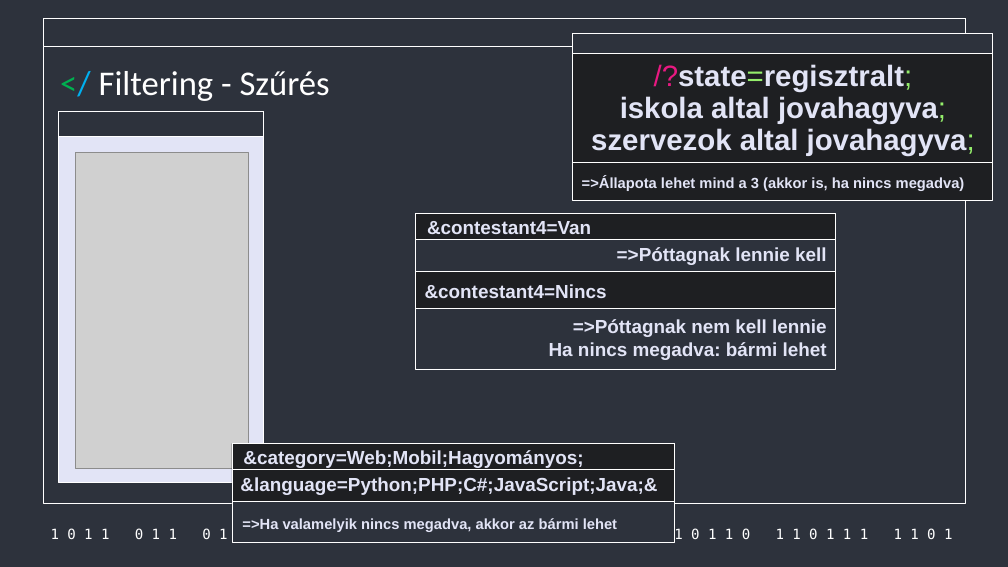
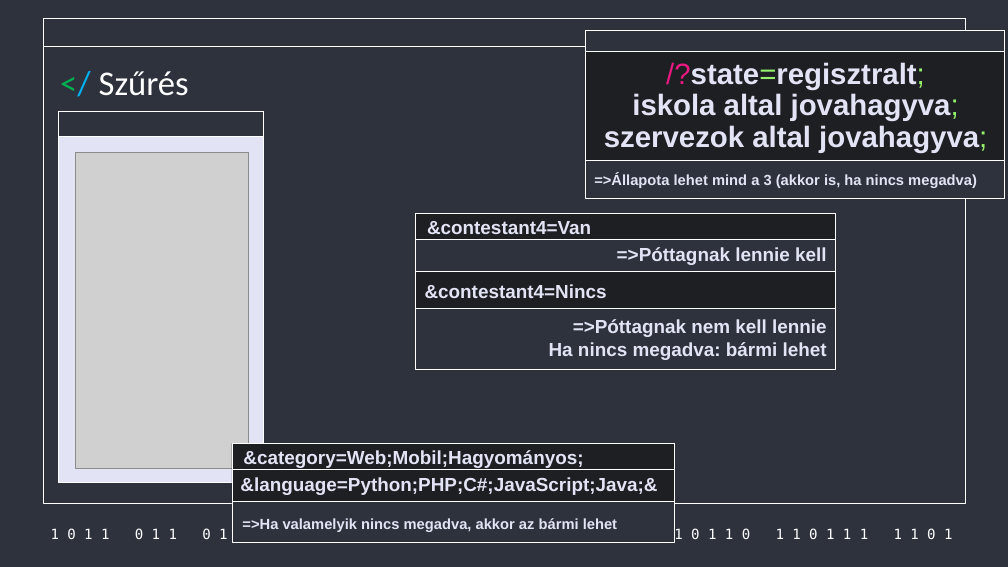
Before and after one commit to Acsilaa/dusza2024-25, a slide deck: slide 8 of Hell yeah ppt.pptx. Drawn at 1008x567 pixels with LibreOffice and Linux fonts; fonts in the diff are those of the drawing; grey boxes stand for pictures. Boxes give left, top, right and bottom in pixels: in the first picture for what was removed or moved away, otherwise in the second. Text is boxed around its words. In the diff, an @@ line names an element or a change of style, - is before the commit and + after.

```diff
--- a/Hell yeah ppt.pptx
+++ b/Hell yeah ppt.pptx
@@ rectangle: place and size @@
-rectangle at [572, 33, 992, 166]
+rectangle at [585, 31, 1005, 163]
@@ rectangle: place and size @@
-rectangle at [572, 33, 992, 54]
+rectangle at [585, 31, 1005, 51]
@@ text "/?state=regisztralt;": place and size @@
-text "/?state=regisztralt;" at [591, 64, 975, 155]
+text "/?state=regisztralt;" at [604, 62, 987, 153]
@@ text at [99, 71, 189, 96]: text changed @@
-</ Filtering - Szűrés
+</ Szűrés
@@ rectangle: place and size @@
-rectangle at [572, 163, 992, 200]
+rectangle at [585, 160, 1005, 198]
@@ rectangle at [585, 160, 1005, 198]: fill #1E1F22 to #2D323C @@
@@ text "=>Állapota lehet mind a 3 ...": place and size @@
-text "=>Állapota lehet mind a 3 ..." at [582, 176, 965, 191]
+text "=>Állapota lehet mind a 3 ..." at [594, 173, 977, 188]
```
Also in this commit, not shown: 7 other slides changed, 1 slide added, 2 slides removed.
